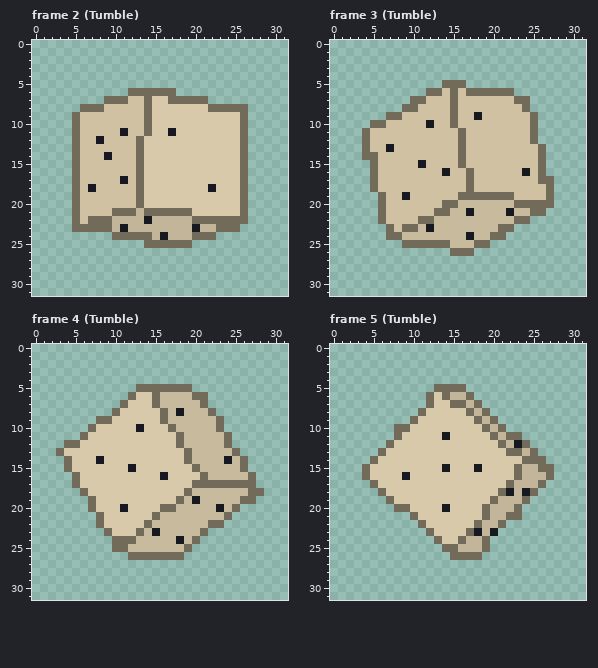
Two states of a pixel-art file, assets/source/aseprite/rolls/d6.aseprite. The picture above was drawn from the file before the commit.
32x32 pixels, 24 frames. Colours within 5 levels of each other are drawn and written as one. Shown: frame 2 (Tumble), frame 3 (Tumble), frame 4 (Tumble), frame 5 (Tumble). The commit also changed other frames, which this record leaves out.
New version:
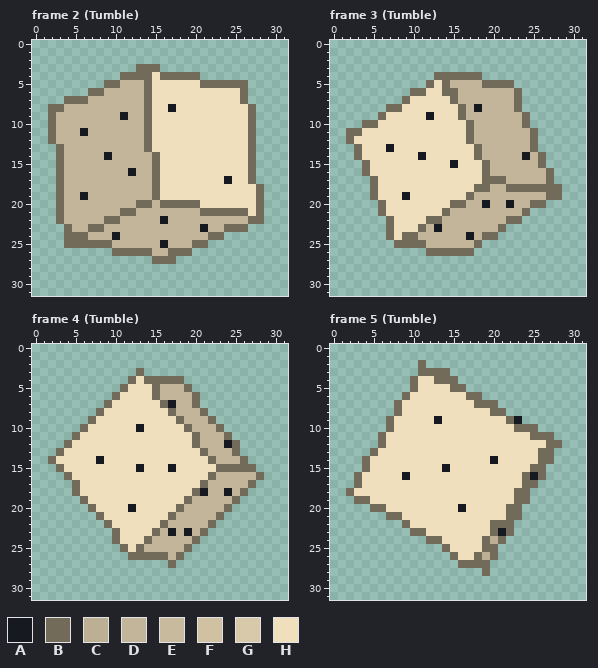
Palette (. is transparent): A #171921  B #736b5a  C #bdaf94  D #c2b599  E #c8ba9d  F #d0c1a3  G #d8c9aa  H #f0dfbd
Diff:
Changed rows in their new state; - is an unchanged pixel.
Frame 2 (Tumble):
first column x 2:
 3 -----------BBB-------------
 4 ---------BBBBHBBBBB--------
 5 -------BBDDDBHHHHHHBBBBBB--
 6 -----BBDDDDD-HHHHHHHHHHHB--
 7 --BBBDDDDDDD-HHHHHHHHHHHB--
 8 BBDDDDDDDDDD-HHAHHHHHHHHHB-
 9 BDDDDDDDDADD-HHHHHHHHHHHHB-
10 BDDDDDDDDDDD-HHHHHHHHHHHHB-
11 BDDDADDDDDDD-HHHHHHHHHHHHB-
12 BDDDDDDDDDDDBHHHHHHHHHHHHB-
13 -BDDDDDDDDDDBHHHHHHHHHHHHB-
14 -BDDDDD-DDDDDBHHHHHHHHHHHB-
15 -BDDDDDDDDDDDBHHHHHHHHHHHB-
16 -BDDDDDDDDADDBHHHHHHHHHHHB-
17 -BDDDDDDDDDDDBHHHHHHHHAHHB-
18 -BDDDDDDDDDDDBHHHHHHHHHHHHB
19 -BDDADDDDDDDDBHHHHHHHHHHHHB
20 -BDDDDDDDDD-BDBBBBBHHHHHHHB
21 -BDDDDDDD---DDDDDDDBBBBB-HB
22 -BDDDDD-B---D-A---DDDDDDDBB
23 --BDD--D-D--------DA-D--B--
24 --BBBDDDADDDD-D---DD-B-----
25 --BBBBBBDDDDDDADDDBB-------
26 --------BBBBBDDBBB---------
27 -------------BBB-----------
Frame 3 (Tumble):
first column x 2:
 4 -----------BBBBBB----------
 5 ----------BH-DDDDBBBB------
 6 --------BBHHB-DDDDDDDB-----
 7 -------BHHHHH-DDDDDDD-.----
 8 -----BBHHHHHHHBDADDDDB.----
 9 ----BHHHHHAHHHBDDDDDDDB.---
10 --B-HHHHHHHHHHHBDDDDDDB.---
11 BBHHHHHHHHHHHHHBDDDDDDD----
12 BHHHHHHHHHHHHHHBDDDDDDD----
13 -BHHH-HHHHHHHHHHBDDDDDDB.--
14 -BHHHHHHHAHHHHHHBDDDDDAD---
15 --BHHHHHHHHHHAHHHBDDDDDD---
16 --BHHHHHHHHHHHHHHBDDDDDDDB-
17 ----HHHHHHHHHHHHHBBBDDDDD--
18 ----HHHHHHHHHHHHBBDDBBBBB-B
19 ---BHHH-HHHHHHH-DDDDDDDDD-B
20 -----HHHHHHHH-BDDADDADD--.-
21 -----HHHHHHH-DDDDDDDDDB..--
22 ----.BHHHH-BDDDDDDDDB-.----
23 ------HHHBDADDDDDDD-.------
24 ------HBBDDDDDD-DB-.-------
25 ------B---DDDDDD-.---------
26 ----------BBB--------------
Frame 4 (Tumble):
first column x 2:
 3 -----------B---------------
 4 ----------BHBBBBB----------
 5 ---------BHHH-DDD----------
 6 --------BHHHH-DDDD-.-------
 7 -------BHHHHHHBADDB.-------
 8 ------BHHHHHHHHBDDDB.------
 9 -----BHHHHHHHHHHBDDDB.-----
10 ----BHHHHHH-HHHHHBDDD------
11 ---BHHHHHHHHHHHHHHBDDD-----
12 ---HHHHHHHHHHHHHHHBDDDAB---
13 --HHHHHHHHHHHHHHHHHBDDD----
14 BHHHHH-HHHHHHHHHHHHHBDDD---
15 -BHHHHHHHHHAHHHAHHHHHBBB-B-
16 --BHHHHHHHHHHHHHHHHHBDDDDDB
17 ----HHHHHHHHHHHHHHH-DDDDD--
18 ---BHHHHHHHHHHHHHHBADDADB..
19 ----BHHHHHHHHHHHHBDDDDDB..-
20 ------HHHHAHHHHHBDDDDDB.---
21 -------HHHHHHHHBDDDDDB.----
22 ------.BHHHHHHBDDDDD-.-----
23 -------.BHHHHBDADAD--------
24 ---------HHHBDDDDD---------
25 --------.-HBDDDDD----------
26 ---------------D-----------
27 ---------------B-----------
Frame 5 (Tumble):
first column x 2:
 2 ---------B-----------------
 3 ---------BBBB--------------
 4 --------BHHBBB-------------
 5 --------BHHHH--------------
 6 -------BHHHHHHH-B----------
 7 ------BHHHHHHHHH-BB--------
 8 ------BHHHHHHHHHHHBB-------
 9 -----BHHHHHAHHHHHHHHBA-----
10 -----BHHHHHHHHHHHHHHHBBB---
11 ----BHHHHHHHHHHHHHHHHHHBBB-
12 ----BHHHHHHHHHHHHHHHHHHHHBB
13 ---BHHHHHHHHHHHHHHHHHHHHBB-
14 --BHHHHHHHHHHHHHHHAHHHHH-B-
15 ---HHHHHHHHH-HHHHHHHHHHB-.-
16 -BHHHHH-HHHHHHHHHHHHHHBAB.-
17 -BHHHHHHHHHHHHHHHHHHHHBB.--
18 BHHHHHHHHHHHHHHHHHHHHBB.---
19 -BBHHHHHHHHHHHHHHHHHHB-----
20 ---BBHHHHHHHHHAHHHHHB------
21 -----BBHHHHHHHHHHHHH-------
22 -------BHHHHHHHHHHB-B------
23 --------BBHHHHHHHHBAB------
24 ----------B-HHHHH-CB-------
25 -------------HHHH-B--------
26 --------------HH-CB--------
27 --------------BBBB---------
28 -----------------B---------
